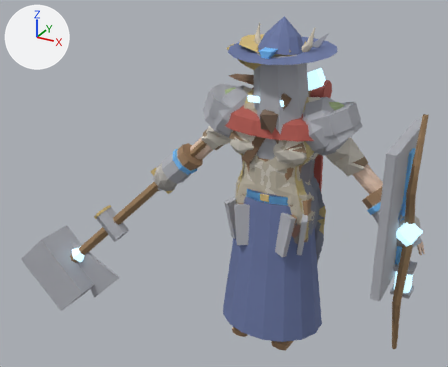
The Blender file art/creator/humanoid_heavy/humanoid_heavy_feminine.blend as it was, and as the next commit left it.
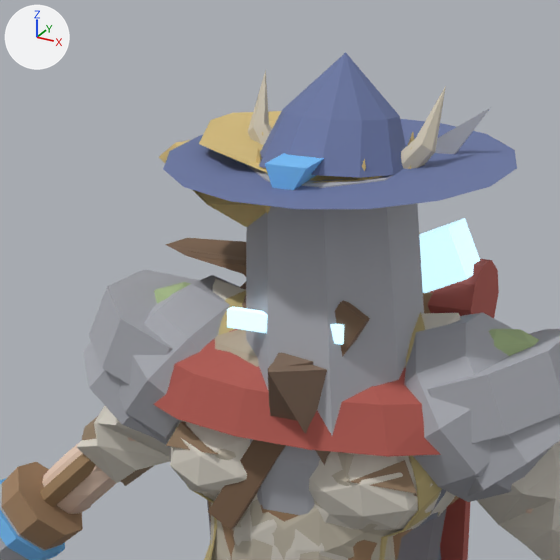
Each version is shown whole from a 50 mm camera at (1.43, -3.29, 2.65) aimed at (-0.42, 0.09, 0.96), then close up on the part from 40% to 78% of the width and 0% to 47% of the height. The axes (+X, +Y, +Z) are drawn at upper left. The lights are the same throughout. The last two pictures show the newer version.

Before the edit, the objects in view are built like this:
```python
me_humanoid_heavy_feminine = bpy.data.meshes.new('humanoid_heavy_feminine')
me_humanoid_heavy_feminine.from_pydata(...)  # 4840 vertices, 7136 faces; spans x -0.94..0.94, y -0.18..0.18, z 0.0..1.92
# faces by material slot: [6136, 1000]
me_humanoid_heavy_feminine.materials.append(mat_skin)
me_humanoid_heavy_feminine.materials.append(mat_cloth)
me_part_hair_long = bpy.data.meshes.new('part.hair.long')
me_part_hair_long.from_pydata(...)  # 215 vertices, 210 faces; spans x -0.22..0.189, y -0.319..0.184, z 1.31..1.937
me_part_hair_long.materials.append(mat_cloth)
me_part_head_horns = bpy.data.meshes.new('part.head.horns')
me_part_head_horns.from_pydata(...)  # 26 vertices, 26 faces; spans x -0.178..0.178, y -0.038..0.068, z 1.844..2.056
me_part_head_horns.materials.append(mat_cloth)
ob_humanoid_heavy_feminine_001 = bpy.data.objects.new('humanoid_heavy_feminine.001', me_humanoid_heavy_feminine)
ob_humanoid_heavy_feminine_001.location = (0.0, 0.0, 0.0)
ob_part_hair_long = bpy.data.objects.new('part.hair.long', me_part_hair_long)
ob_part_hair_long.location = (0.0, 0.0, 0.0)
ob_part_head_horns = bpy.data.objects.new('part.head.horns', me_part_head_horns)
ob_part_head_horns.location = (0.0, 0.0, 0.0)
# also in view: 'part.back.cape' at (0.0, 0.18, 1.1); 'part.weapon.spear' at (-0.62, 0.0, 1.16); 'part.shoulders.boulders' at (0.0, 0.03, 1.56); 'part.back.long_coat' at (0.0, 0.02, 1.08); 'part.shoulders.mantle' at (0.0, 0.0, 1.55)
```
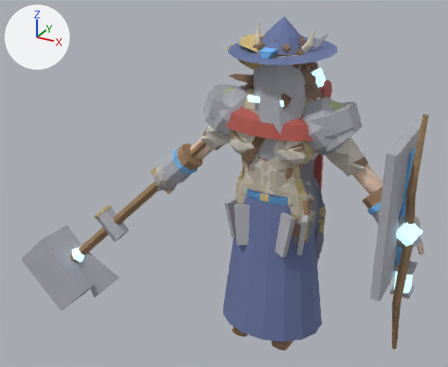
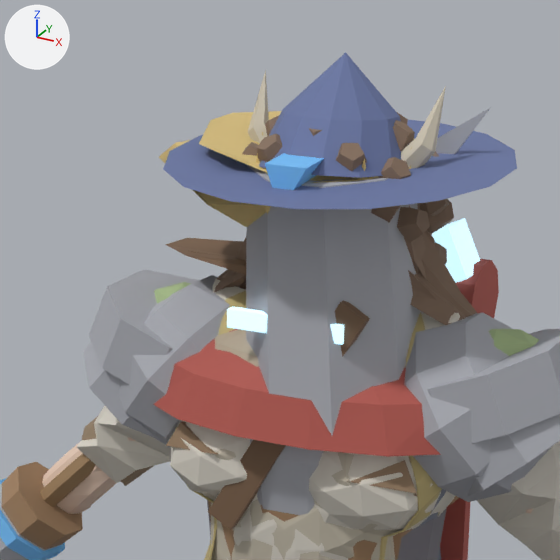
Pixel boxes (x1, y1, x2, y2) of what changed, in the close-ups (560 x 560 px):
'part.hair.long', reshaped
    before: (240, 282, 331, 466)
    after: (214, 205, 477, 325)
'part.hair.coils', added
    after: (242, 113, 454, 264)
'part.hair.locs', added (mostly hidden)
    after: (219, 203, 438, 301)

The change, as a diff of the scene's bpy script:
```diff
--- a/art/creator/humanoid_heavy/humanoid_heavy_feminine.blend.py
+++ b/art/creator/humanoid_heavy/humanoid_heavy_feminine.blend.py
@@ me_part_hair_long @@
 # used by ob_part_hair_long; location = (0.0, 0.0, 0.0)
-me_part_hair_long.from_pydata(...)  # 215 vertices, 210 faces; spans x -0.22..0.189, y -0.319..0.184, z 1.31..1.937
+me_part_hair_long.from_pydata(...)  # 1065 vertices, 1068 faces; spans x -0.348..0.35, y -0.131..0.198, z 1.289..1.945
+# me_part_hair_long part 1: 18 vertices removed from x -0.22..0.189, y -0.319..0.184, z 1.31..1.795; 831 vertices added at x -0.348..0.35, y -0.131..0.198, z 1.289..1.945
+# other edits to the shape of me_part_hair_long do not show in these pictures
 me_part_hair_long.materials.append(mat_cloth)
@@ me_part_hair_locs @@
+me_part_hair_locs.from_pydata(...)  # 1017 vertices, 1016 faces; spans x -0.305..0.308, y -0.108..0.281, z 1.376..1.961
+me_part_hair_locs.materials.append(mat_cloth)
@@ me_part_hair_coils @@
+me_part_hair_coils.from_pydata(...)  # 811 vertices, 813 faces; spans x -0.199..0.199, y -0.134..0.24, z 1.614..2.023
+me_part_hair_coils.materials.append(mat_cloth)
@@ ob_part_hair_locs @@
+ob_part_hair_locs = bpy.data.objects.new('part.hair.locs', me_part_hair_locs)
+ob_part_hair_locs.location = (0.0, 0.0, 0.0)
@@ ob_part_hair_coils @@
+ob_part_hair_coils = bpy.data.objects.new('part.hair.coils', me_part_hair_coils)
+ob_part_hair_coils.location = (0.0, 0.0, 0.0)
```
